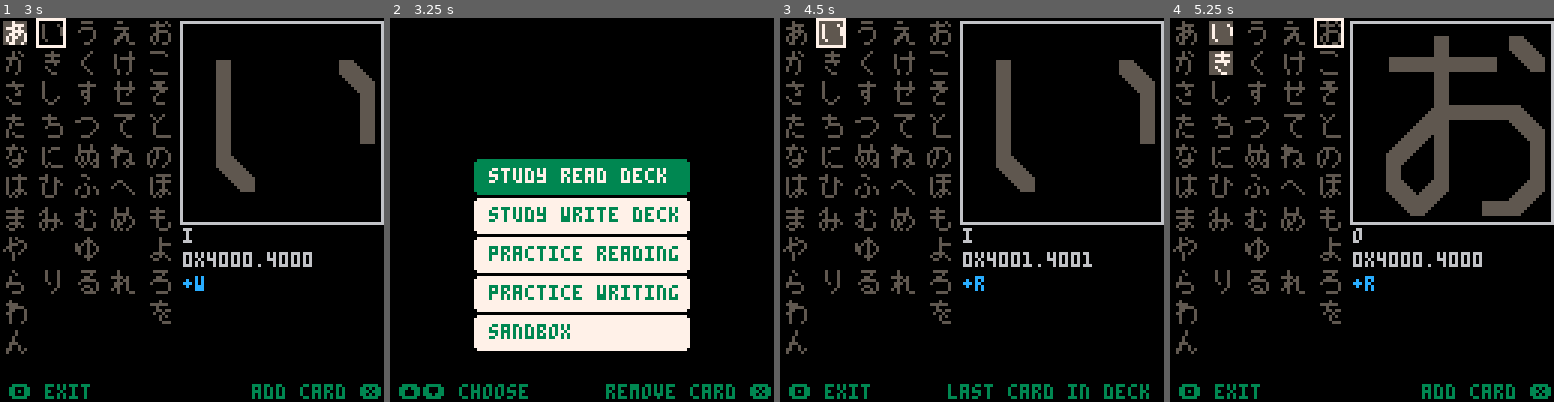
Above: before the commit, frames 1-4 (left to right).
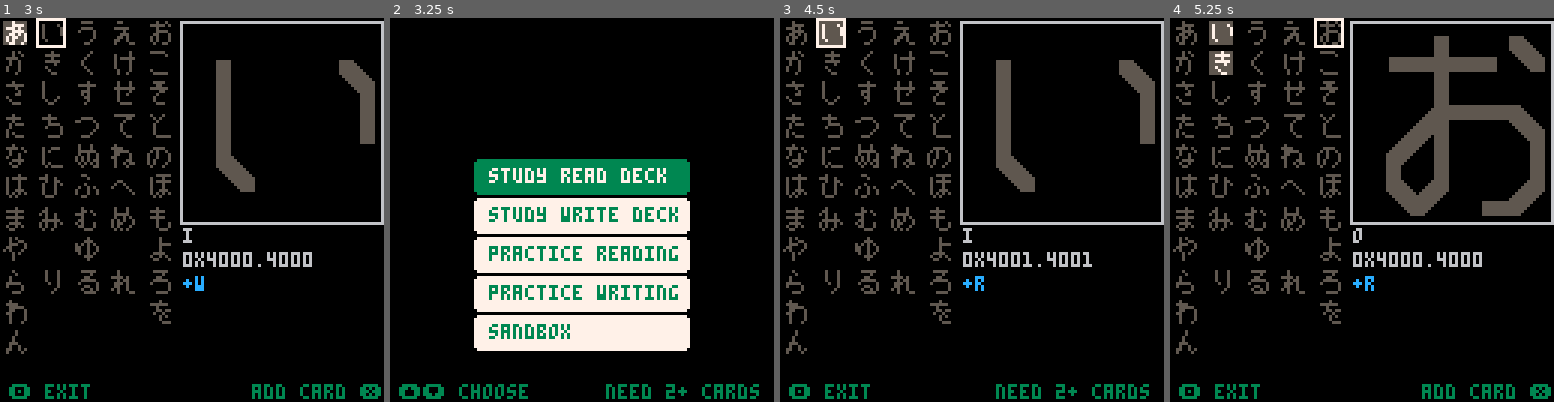
Above: after the commit, the same moments.

Repository: SestrenExsis/KanaPractice
Game: PICO-8 cartridge hiragana.p8
Same seed, same stepped clock (60 frames per second), same inputs: the game is played once before the commit and once after it.
Inputs (mouse positions are in pixels of both pictures, inside the frame that each line leads up to):
- Up to frame 1 (3 s): tap O (Z key) at 0.33, 0.7, 1.43, 2.22 s; click (69, 121) at 0.67 s; tap X (X key) at 1.07, 2.07, 2.4, 2.73 s; click (130, 267) at 1.22 s; click (195, 114) at 1.77 s; hold Left 1.97-2.37 s; click (257, 259) at 2.32 s; hold Down 2.42-2.82 s; click (322, 106) at 2.87 s; hold Right from 2.87 s (still down)
- Up to frame 2 (3.25 s): keep holding Right; tap X (X key) at 3.07 s; tap O (Z key) at 3.1 s
- Up to frame 3 (4.5 s): tap X (X key) every 0.33 s from 3.4 to 4.4 s; click (864, 256) at 3.42 s; release Right at 3.53 s; hold Up 3.58-4.08 s; click (925, 102) at 3.97 s; tap O (Z key) at 3.98 s; hold Right from 4.13 s (still down)
- Up to frame 4 (5.25 s): click (1381, 248) at 4.52 s; release Right at 4.53 s; hold Down 4.58-5.08 s; tap X (X key) at 4.73, 5.07 s; tap O (Z key) at 4.87 s; click (1442, 94) at 5.07 s; hold Left from 5.13 s (still down)

Frame 1 is identical in both runs. In frame 2, 0.5% of the frame differs, in the area x 57-100%, y 95-100%; in frame 3, 0.7%, in the area x 43-97%, y 95-100%; in frame 4, nothing differs.

Commit message:
Increase minimum decksize to 2
Also fixed bug with toggling of write cards

Diff:
--- a/hiragana.p8
+++ b/hiragana.p8
@@ -702,10 +702,14 @@
 	_rmsg=""
 	_msg_add="add card ❎"
 	_msg_del="remove card ❎"
-	_msg_lst="last card in deck"
+	_msg_lst="need 2+ cards"
 end
 
 function updatereaddeck()
+	_decksz=0
+	for n,k in pairs(_kanatbl) do
+		if (k.read) _decksz+=1
+	end
 	local lx=_cursor.x
 	local ly=_cursor.y
 	if (btnp(⬆️)) _cursor.y-=1
@@ -734,7 +738,7 @@
 	if _sk==nil then
 		_rmsg=""
 	elseif _sk.read then
-		if _decksz<2 then
+		if _decksz<3 then
 			_rmsg=_msg_lst
 		else
 			_rmsg=_msg_del
@@ -750,7 +754,6 @@
 	local cy=_cursor.y
 	local s=1
 	_sk=nil
-	_decksz=0
 	for n,k in pairs(_kanatbl) do
 		local x=1+(1.5*s*8)*k.col
 		local y=1+(1.3*s*8)*k.row
@@ -763,7 +766,6 @@
 		if (wt>= 6) fc=11
 		if (wt>=10) fc=3
 		if k.read then
-			_decksz+=1
 			bc=fc
 			fc=7
 			rectfill(x,y,x+7,y+7,bc)
@@ -813,10 +815,14 @@
 	_rmsg=""
 	_msg_add="add card ❎"
 	_msg_del="remove card ❎"
-	_msg_lst="last card in deck"
+	_msg_lst="need 2+ cards"
 end
 
 function updatewritedeck()
+	_decksz=0
+	for n,k in pairs(_kanatbl) do
+		if (k.write) _decksz+=1
+	end
 	local lx=_cursor.x
 	local ly=_cursor.y
 	if (btnp(⬆️)) _cursor.y-=1
@@ -831,7 +837,7 @@
 		sfx(58)
 	end
 	if btnp(❎) and _sk!=nil then
-		if _decksz>1 or not _sk.read then
+		if _decksz>2 or not _sk.write then
 			_sk.write=not _sk.write
 			dset(_sk.index,enmem(_sk))
 			if _sk.write then
@@ -845,7 +851,7 @@
 	if _sk==nil then
 		_rmsg=""
 	elseif _sk.write then
-		if _decksz<2 then
+		if _decksz<3 then
 			_rmsg=_msg_lst
 		else
 			_rmsg=_msg_del
@@ -861,7 +867,6 @@
 	local cy=_cursor.y
 	local s=1
 	_sk=nil
-	_decksz=0
 	for n,k in pairs(_kanatbl) do
 		local x=1+(1.5*s*8)*k.col
 		local y=1+(1.3*s*8)*k.row
@@ -874,7 +879,6 @@
 		if (wt>= 6) fc=11
 		if (wt>=10) fc=3
 		if k.write then
-			_decksz+=1
 			bc=fc
 			fc=7
 			rectfill(x,y,x+7,y+7,bc)
